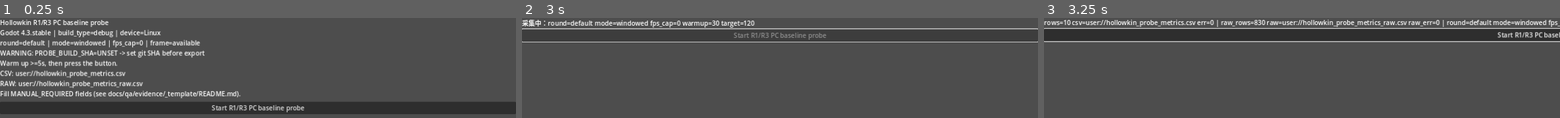
Above: before the commit, frames 1-3 (left to right).
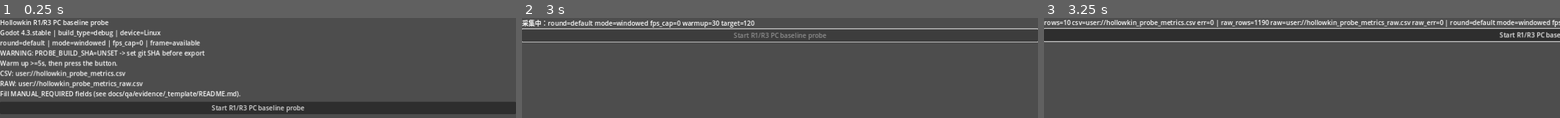
Above: after the commit, the same moments.

Repository: uddbgjtu/Hollowkin
Game: Godot game, scene res://src/qa/probe_runner.tscn
Two runs of this game, one before a commit and one after it. Both use one fixed random seed, a clock stepped at 60 frames per second and the inputs below. This scene is started directly instead of the project's main scene.
Inputs (mouse positions are in pixels of both pictures, inside the frame that each line leads up to):
- Up to frame 1 (0.25 s): no input
- Up to frame 2 (3 s): click "Start R1/R3 PC baseline probe" at 0.5 s; tap Enter at 1.25, 2.75 s; move the mouse to (outside the picture) at 1.27 s; hold W 1.28-2 s; tap 1 at 1.35 s; click (outside the picture) at 1.42 s; tap Space at 2 s; drag from (outside the picture) to (outside the picture) at 2.02 s; move the mouse to (831, 99) at 2.77 s; hold W from 2.78 s (still down); tap Q at 2.85 s
- Up to frame 3 (3.25 s): keep holding W

Frames 1-2 are identical in both runs. In frame 3, 2.3% of the frame differs, in the area x 40-100%, y 1-20%.

Commit message:
feat(qa): G1 本地落地——真实 GPU PC 发射渲染实测 + 证据落区与回填 runbook
G1 台账回填的本地落地（CI 双绿后推进；仍不伪造实测数字、不翻转质量门）：
- src/qa/probe_runner.gd：_mark_blocked 改 _collect_render_metrics。headless（无 GPU 帧采集链）下 5 项渲染指标仍 blocked（BLOCKED-BY-HARDWARE），行为不变、CI 不受影响；真实 GPU PC（_frame_available）下 r1_render_mean / r1_render_p95_spike / r3_total_frame_share 三项由聚合帧 GPU 时间（frame_gpu_ms）派生为 measured，r3_entity_render / r3_particles 因须子系统 Δ 隔离仍 blocked（BLOCKED-BY-METHOD）。（此前 a 阶段仅改了阻塞理由文案，未真正让真实 PC 发射实测值——本改动闭环该缺口。）
- docs/qa/evidence/pc_win_02/README.md：新增 a 阶段后 G1 复测 runbook（镜像 pc_win_01 结构，含四轮命名、verify 步骤、回填映射、R3 子系统缺口 §4）。
- docs/architecture/r1r3-verification-approval.md §2/§2.1/§5/§6：如实反映『真实 GPU PC 上 3/5 可测、2 项子系统须 Δ 隔离（R3 暂不可闭合）』。
- docs/qa/evidence/_template/README.md §2：同步指标可测性（3 measured on real GPU PC / 2 METHOD blocked）。
- tests/README.md §7 开放项：补 G1 本地落地说明。

纪律保持：R1/R3 仍为 CONCERNS；G1 数据仍须带 GPU 的 PC 实跑产出，本环境未伪造任何帧时间数字；本提交仅本地，未推送（本沙箱 github.com 被出口代理拦截，须他处推送）。

Diff:
--- a/src/qa/probe_runner.gd
+++ b/src/qa/probe_runner.gd
@@ -29,14 +29,19 @@
 #   （仅验证脚本可执行；产出的数字不是 PC 基线正式数据。）
 #
 # 纪律：零预置测量值；不使用全局随机（ADR-5）；不声明 class_name（不改全局类缓存）。
-#       渲染 / 粒子 / 合计占帧比一律标 blocked，见 r1r3_probe.gd::add_blocked。
+#       渲染 / 粒子 / 合计占帧比：headless（无 GPU 帧采集链）一律标 blocked；
+#       真实 GPU PC（_frame_available）下三项聚合可派生指标发射为 measured，见 _collect_render_metrics。
 #       帧时间只写逐样本长表并标 E1_PNG8_FRAME_NOT_A_BASELINE（a 阶段后负载为 E1），
 #       绝不进 19 列 verdict —— 无头无 GPU 帧采集链，不构成正式判据，须 PC 实测（G1）。
 #
 # a 阶段更新（渲染集成已实施）：TileMapLayer / MultiMesh + 屏外剔除 / CPUParticles2D
 #   现已接 ADR-4 E1 真实像素原图（asset_source=E1_PNG8，已提交 f1c79c2），资产阻塞
-#   解除；但 headless 无 GPU 帧时间采集链，5 项仍为 blocked，理由由 BLOCKED-BY-ASSET
-#   改为 BLOCKED-BY-HARDWARE（须带 GPU 的 PC 窗口实测 G1）。数值栏留空、R1/R3 不翻转。
+#   解除；但 headless 无 GPU 帧时间采集链，5 项仍 blocked（BLOCKED-BY-HARDWARE）。
+#   真实 GPU PC（_frame_available）下：r1_render_mean / r1_render_p95_spike /
+#   r3_total_frame_share 三项由聚合帧 GPU 时间（frame_gpu_ms）派生为 measured；
+#   r3_entity_render / r3_particles 为子系统级 GPU 时间，须「层显隐 Δ 隔离」法方可测，
+#   当前未仪表化，仍 blocked（BLOCKED-BY-METHOD）。headless 行为不变，CI 不受影响；
+#   R1/R3 不因采集完成或 CI 全绿自动翻转，仍须 G1（实测）+ G2 + G3 三件套。
 # =====================================================================
 
 extends Control
@@ -280,7 +285,7 @@
     _collect_r1_density(probe)
     _collect_r3_input(probe)
     _collect_r3_ai_tick(probe)
-    _mark_blocked(probe)
+    _collect_render_metrics(probe)
     _note_render_structure(probe)
     _record_frame_times(probe)
 
@@ -479,24 +484,49 @@
 
 
 # ---------------------------------------------------------------------
-# 前置依赖未满足项：只标 blocked，绝不代填数值
-# （归档 runbook §7 方法学 + PC 基线 README §2）
-# ---------------------------------------------------------------------
-func _mark_blocked(probe) -> void:
-    # a 阶段后渲染层已接 E1 PNG-8（asset_source=E1_PNG8），资产阻塞解除；
-    # 剩余阻塞=本无头（headless）环境无 GPU 帧时间采集链，须带 GPU 的 PC 窗口实测（G1）。
+# 渲染 / 粒子 / 合计占帧比指标发射：
+#   - headless（无窗口 / 无 GPU 帧采集链）：五项全 blocked（BLOCKED-BY-HARDWARE）。
+#   - 真实 GPU PC（_frame_available 且已采到帧）：聚合帧 GPU 时间（frame_gpu_ms）
+#     可派生三项渲染预算指标，发射为 measured（r1_render_mean / r1_render_p95_spike
+#     / r3_total_frame_share）；数值一律来自真实帧采集，绝不代填。
+#   - 子系统级（实体 / 粒子）GPU 时间须「层显隐 Δ 隔离」法方可测，当前未仪表化，
+#     保持 blocked（BLOCKED-BY-METHOD）；R3 须此二项实测后方可闭合。
+# （归档 runbook §7 方法学 + PC 基线 README §2 / pc_win_02/README.md §4）
+# ---------------------------------------------------------------------
+func _collect_render_metrics(probe) -> void:
     var assets_integrated: bool = (FloorTilemapMod.ASSET_SOURCE == "E1_PNG8")
-    var asset_reason: String
-    if assets_integrated:
-        asset_reason = "BLOCKED-BY-HARDWARE: E1 原图已接入（提交 f1c79c2），资产阻塞解除；剩余阻塞=无头无 GPU 帧采集链，须 PC 窗口实测（G1）"
-    else:
-        asset_reason = "BLOCKED-BY-ASSET: 渲染层纹理仍为 DEBUG_PLACEHOLDER，须 E1 原图 + PC 窗口实测"
-    probe.add_blocked("r1_render_mean", "ms", "≤ 16.6", asset_reason)
-    probe.add_blocked("r1_render_p95_spike", "ms", "< 50", asset_reason)
-    probe.add_blocked("r3_entity_render", "ms", "< 4 / < 8", asset_reason)
-    probe.add_blocked("r3_particles", "ms", "< 3 / < 6", asset_reason)
-    probe.add_blocked("r3_total_frame_share", "ms", "< 9.16（55%）",
-        "分项缺失，不得拼接部分和判 pass")
+
+    if not _frame_available or _frame_gpu.is_empty():
+        # headless 或采不到帧：仍 blocked；资产已集成则理由为 HARDWARE，否则 ASSET。
+        var hw_reason: String
+        if assets_integrated:
+            hw_reason = "BLOCKED-BY-HARDWARE: E1 原图已接入（f1c79c2），资产阻塞解除；剩余阻塞=无头无 GPU 帧采集链，须 PC 窗口实测（G1）"
+        else:
+            hw_reason = "BLOCKED-BY-ASSET: 渲染层纹理仍为 DEBUG_PLACEHOLDER，须 E1 原图 + PC 窗口实测"
+        probe.add_blocked("r1_render_mean", "ms", "≤ 16.6", hw_reason)
+        probe.add_blocked("r1_render_p95_spike", "ms", "< 50", hw_reason)
+        probe.add_blocked("r3_entity_render", "ms", "< 4 / < 8", hw_reason)
+        probe.add_blocked("r3_particles", "ms", "< 3 / < 6", hw_reason)
+        probe.add_blocked("r3_total_frame_share", "ms", "< 9.16（55%）",
+            "分项缺失，不得拼接部分和判 pass")
+        return
+
+    # 真实 GPU PC：聚合帧 GPU 时间（frame_gpu_ms）即可派生三项渲染预算指标。
+    # r1_render_mean 看整帧渲染预算（≤16.6ms＝60fps 帧时）；r3_total_frame_share
+    # 看占比预算（<9.16ms＝55%）；r1_render_p95_spike 看 p95 尖峰（<50ms）。
+    # 三者同源于 frame_gpu_ms 均值 / p95，阈值不同，属指标定义冗余，照既定口径发射。
+    probe.add_measured("r1_render_mean", "ms", _frame_gpu, "≤ 16.6", 16.6)
+    probe.add_measured("r1_render_p95_spike", "ms", _frame_gpu, "< 50", 50.0)
+    probe.add_measured("r3_total_frame_share", "ms", _frame_gpu, "< 9.16（55%）", 9.16)
+
+    # 子系统级（实体 / 粒子）GPU 时间：Godot 不暴露按 mesh / 粒子的单独计时，
+    # 须「层显隐 Δ 隔离」法（仅渲染实体层 / 仅渲染粒子层测帧 GPU 时间差）方可测；
+    # 当前未仪表化，保持 blocked（BLOCKED-BY-METHOD）。R3 须此二项实测后方可闭合。
+    var method_reason := ("BLOCKED-BY-METHOD: r3_entity_render / r3_particles 为子系统级 GPU 时间，"
+        + "须按『实体层 / 粒子层显隐隔离』在真实 GPU PC 上做 Δ 测量；当前未仪表化。"
+        + "R3 须此二项实测后方可闭合（仅聚合帧 GPU 时间不足以判 R3）。")
+    probe.add_blocked("r3_entity_render", "ms", "< 4 / < 8", method_reason)
+    probe.add_blocked("r3_particles", "ms", "< 3 / < 6", method_reason)
 
 
 # 结构计数（格数 / 实例数）只作证据日志，**不是性能耗时**，不进 CSV 数值列。
Not shown, changed: docs/architecture/r1r3-verification-approval.md
